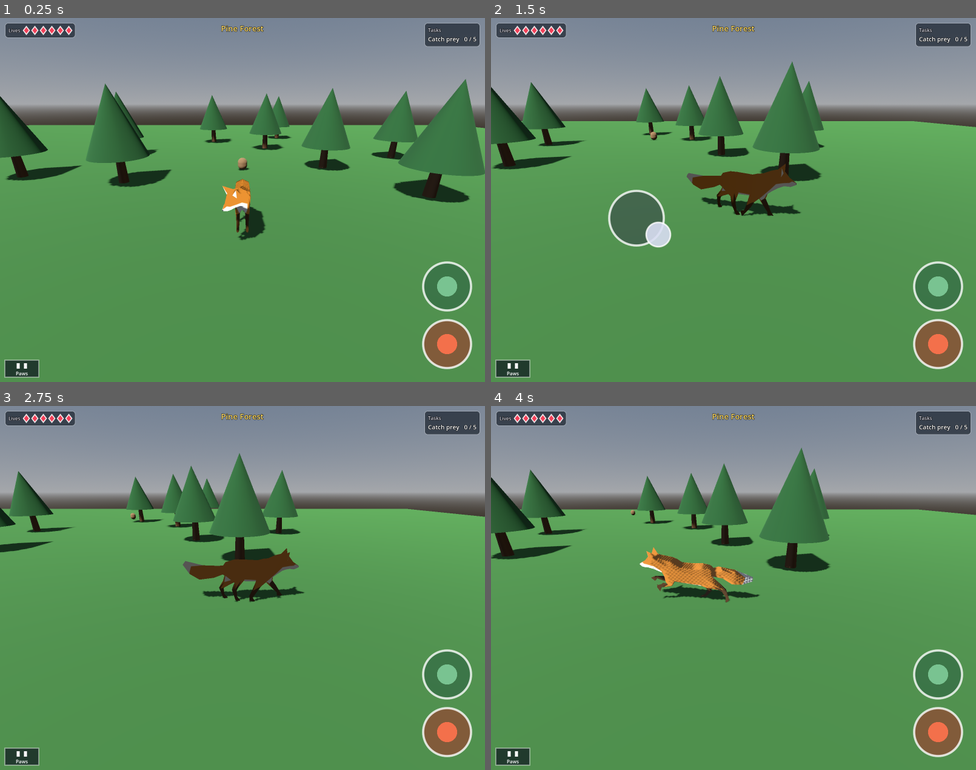
Above: before the commit, frames 1-4 (two rows, left to right).
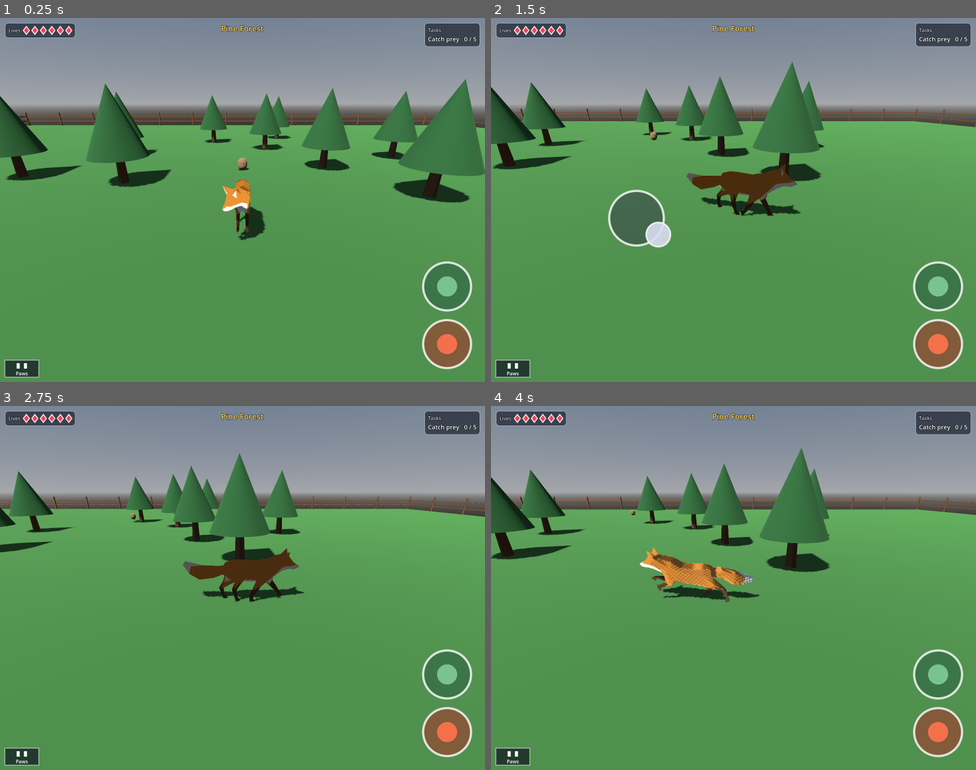
Above: after the commit, the same moments.

Repository: mattzollinhofer/cat_hunter_spike
Game: Godot game, scene res://main.tscn
Same seed, same stepped clock (60 frames per second), same inputs: the game is played once before the commit and once after it.
Inputs (mouse positions are in pixels of both pictures, inside the frame that each line leads up to):
- Up to frame 1 (0.25 s): no input
- Up to frame 2 (1.5 s): move the mouse to (840, 181) at 0.52 s; hold Right (ui_right) 0.53-1.25 s; hold Shift 0.53-1.25 s; click (840, 181) at 0.67 s; tap Space at 0.77 s; drag from (636, 218) to (709, 272) at 1.27 s
- Up to frame 3 (2.75 s): move the mouse to (291, 507) at 2.02 s; hold Right (ui_right) from 2.03 s (still down); hold Shift from 2.03 s (still down)
- Up to frame 4 (4 s): release Right (ui_right) at 2.75 s; release Shift at 2.75 s; drag from (709, 660) to (588, 533) at 2.77 s; move the mouse to (879, 642) at 3.52 s; hold Left (ui_left) from 3.53 s (still down); hold Shift from 3.53 s (still down); tap Space at 3.77 s

The runs differ from the first frame. In frame 1, 0.3% of the frame differs, in the area x 3-100%, y 26-30%; in frame 2, 0.3%; in frame 3, 0.3%, in the area x 0-100%, y 24-30%; in frame 4, 0.3%.

Commit message:
Add a wooden fence around the edge of the territory
The cat stops at the edge of the map, but until now there was nothing to see
there -- the player just walked into empty air and stopped. A wooden fence now
runs along all four sides of the territory, with posts and two rails, so the
edge of the world is visible from anywhere in the forest.

Technical notes:

The fence is decoration only and has no collision; it is sized from the level's
ground_size so it always lands exactly on the map's edge. Posts are drawn
through a single MultiMeshInstance3D rather than one node per post, because a
wide map needs well over a hundred of them and the web export renders on the
compatibility renderer, where draw calls are the scarce resource.

Co-Authored-By: Claude Opus 5 (1M context) <noreply@anthropic.com>

Diff:
--- /dev/null
+++ b/fence.gd
@@ -0,0 +1,95 @@
+extends Node3D
+## A wooden fence standing along the territory border.
+##
+## Decoration only -- it has no collision of its own. The fence exists so the
+## player can SEE where the territory ends instead of bumping into nothing. It is
+## sized from the level's ground_size, so it always lands on the map's edge.
+##
+## Posts are drawn through a single MultiMeshInstance3D rather than one node per
+## post: a 240-wide map needs well over a hundred of them, and the web export
+## renders on the compatibility renderer where draw calls are the scarce thing.
+
+const POST_SPACING := 6.0
+const POST_HEIGHT := 2.2
+const POST_RADIUS := 0.13
+const RAIL_HEIGHTS := [0.75, 1.55]
+const RAIL_THICKNESS := 0.14
+const WOOD_COLOR := Color(0.42, 0.29, 0.18)
+
+func build(ground_size: float) -> void:
+	var half := ground_size / 2.0
+	var material := _wood_material()
+	add_child(_make_posts(ground_size, half, material))
+	for rail in _make_rails(ground_size, half, material):
+		add_child(rail)
+
+func _wood_material() -> StandardMaterial3D:
+	var material := StandardMaterial3D.new()
+	material.albedo_color = WOOD_COLOR
+	material.roughness = 0.9
+	return material
+
+func _make_posts(ground_size: float, half: float, material: StandardMaterial3D) -> MultiMeshInstance3D:
+	var post_mesh := CylinderMesh.new()
+	post_mesh.top_radius = POST_RADIUS
+	post_mesh.bottom_radius = POST_RADIUS
+	post_mesh.height = POST_HEIGHT
+	post_mesh.radial_segments = 6
+	post_mesh.rings = 1
+	post_mesh.material = material
+
+	var multi_mesh := MultiMesh.new()
+	multi_mesh.transform_format = MultiMesh.TRANSFORM_3D
+	multi_mesh.mesh = post_mesh
+	var positions := _post_positions(ground_size, half)
+	multi_mesh.instance_count = positions.size()
+	for index in positions.size():
+		multi_mesh.set_instance_transform(index, Transform3D(Basis(), positions[index]))
+
+	var posts := MultiMeshInstance3D.new()
+	posts.name = "Posts"
+	posts.multimesh = multi_mesh
+	return posts
+
+func _post_positions(ground_size: float, half: float) -> Array[Vector3]:
+	# Divide each side evenly instead of stepping by POST_SPACING directly, so a
+	# post lands exactly on each corner however wide the map is.
+	var per_side := maxi(1, int(round(ground_size / POST_SPACING)))
+	var spacing := ground_size / per_side
+	var post_center_y := POST_HEIGHT / 2.0
+	var positions: Array[Vector3] = []
+	for step in per_side + 1:
+		var along := -half + step * spacing
+		# West and east sides run the full length, corners included...
+		positions.append(Vector3(-half, post_center_y, along))
+		positions.append(Vector3(half, post_center_y, along))
+		# ...so the north and south sides skip the corners already filled.
+		if step > 0 and step < per_side:
+			positions.append(Vector3(along, post_center_y, -half))
+			positions.append(Vector3(along, post_center_y, half))
+	return positions
+
+func _make_rails(ground_size: float, half: float, material: StandardMaterial3D) -> Array[MeshInstance3D]:
+	var sides := {
+		"north": Vector3(0.0, 0.0, -half),
+		"south": Vector3(0.0, 0.0, half),
+		"west": Vector3(-half, 0.0, 0.0),
+		"east": Vector3(half, 0.0, 0.0),
+	}
+	var rails: Array[MeshInstance3D] = []
+	for side in sides:
+		var center: Vector3 = sides[side]
+		var runs_along_x := is_zero_approx(center.x)
+		var size := Vector3(ground_size, RAIL_THICKNESS, RAIL_THICKNESS)
+		if not runs_along_x:
+			size = Vector3(RAIL_THICKNESS, RAIL_THICKNESS, ground_size)
+		for height_index in RAIL_HEIGHTS.size():
+			var rail := MeshInstance3D.new()
+			rail.name = "Rail_%s_%d" % [side, height_index]
+			var box := BoxMesh.new()
+			box.size = size
+			box.material = material
+			rail.mesh = box
+			rail.position = Vector3(center.x, RAIL_HEIGHTS[height_index], center.z)
+			rails.append(rail)
+	return rails
--- a/main.gd
+++ b/main.gd
@@ -11,6 +11,7 @@
 ## so new maps can be authored without touching this script.
 
 const LevelLoader := preload("res://level_loader.gd")
+const Fence := preload("res://fence.gd")
 const LEVEL_PATH := "res://levels/level_1.json"
 
 var _level: Dictionary
@@ -23,6 +24,7 @@
 	_build_environment()
 	_build_light()
 	_build_ground()
+	_build_fence()
 	_scatter_trees()
 	_spawn_cat()
 	_build_camera()
@@ -68,6 +70,13 @@
 	col.shape = WorldBoundaryShape3D.new()
 	body.add_child(col)
 	add_child(body)
+
+func _build_fence() -> void:
+	# Marks the territory edge so the player can see where the world ends. Sized
+	# from the same ground_size as everything else, so it never drifts off the map.
+	var fence := Fence.new()
+	add_child(fence)
+	fence.build(_level.ground_size)
 
 func _scatter_trees() -> void:
 	for spot in _level.trees:
--- /dev/null
+++ b/tests/test_fence.gd
@@ -0,0 +1,59 @@
+extends Node
+## Headless test: the visible border fence (fence.gd) lines the four edges of the
+## territory, matching the invisible boundary walls main.gd builds. Exits 0/1.
+
+const Fence := preload("res://fence.gd")
+
+const GROUND_SIZE := 20.0
+
+func _ready() -> void:
+	call_deferred("_run")
+
+func _run() -> void:
+	var failures: Array[String] = []
+	var half := GROUND_SIZE / 2.0
+
+	var fence := Fence.new()
+	add_child(fence)
+	fence.build(GROUND_SIZE)
+	await get_tree().process_frame
+
+	var posts := fence.get_node_or_null("Posts") as MultiMeshInstance3D
+	if posts == null:
+		failures.append("fence has no Posts node")
+	elif posts.multimesh == null or posts.multimesh.instance_count < 4:
+		failures.append("fence has too few posts")
+
+	# One rail per side per height, so the fence reads as a fence from any angle.
+	var rails: Array[MeshInstance3D] = []
+	for child in fence.get_children():
+		if child is MeshInstance3D and child.name.begins_with("Rail"):
+			rails.append(child)
+	if rails.size() != Fence.RAIL_HEIGHTS.size() * 4:
+		failures.append("expected %d rails, found %d" % [Fence.RAIL_HEIGHTS.size() * 4, rails.size()])
+
+	# Every rail must sit on the border line, not somewhere inside the field.
+	var sides_covered := {}
+	for rail in rails:
+		var on_x_edge := is_equal_approx(absf(rail.position.x), half) and absf(rail.position.z) < 0.001
+		var on_z_edge := is_equal_approx(absf(rail.position.z), half) and absf(rail.position.x) < 0.001
+		if on_x_edge:
+			sides_covered["x%d" % signi(int(rail.position.x))] = true
+		elif on_z_edge:
+			sides_covered["z%d" % signi(int(rail.position.z))] = true
+		else:
+			failures.append("rail at %s is not on the territory border" % rail.position)
+	if sides_covered.size() != 4:
+		failures.append("fence covers %d sides, expected 4" % sides_covered.size())
+
+	# The fence must stand tall enough to be seen, and low enough to be a fence.
+	if not (Fence.POST_HEIGHT > 1.0 and Fence.POST_HEIGHT < 4.0):
+		failures.append("post height %.2f is not fence-sized" % Fence.POST_HEIGHT)
+
+	if failures.is_empty():
+		print("PASS: fence lines all four borders of the territory")
+		get_tree().quit(0)
+	else:
+		for f in failures:
+			printerr("FAIL: ", f)
+		get_tree().quit(1)
--- /dev/null
+++ b/tests/test_fence.tscn
@@ -0,0 +1,6 @@
+[gd_scene load_steps=2 format=3]
+
+[ext_resource type="Script" path="res://tests/test_fence.gd" id="1_fence"]
+
+[node name="TestFence" type="Node"]
+script = ExtResource("1_fence")
Not shown, added: fence.gd.uid
Not shown, added: tests/test_fence.gd.uid
